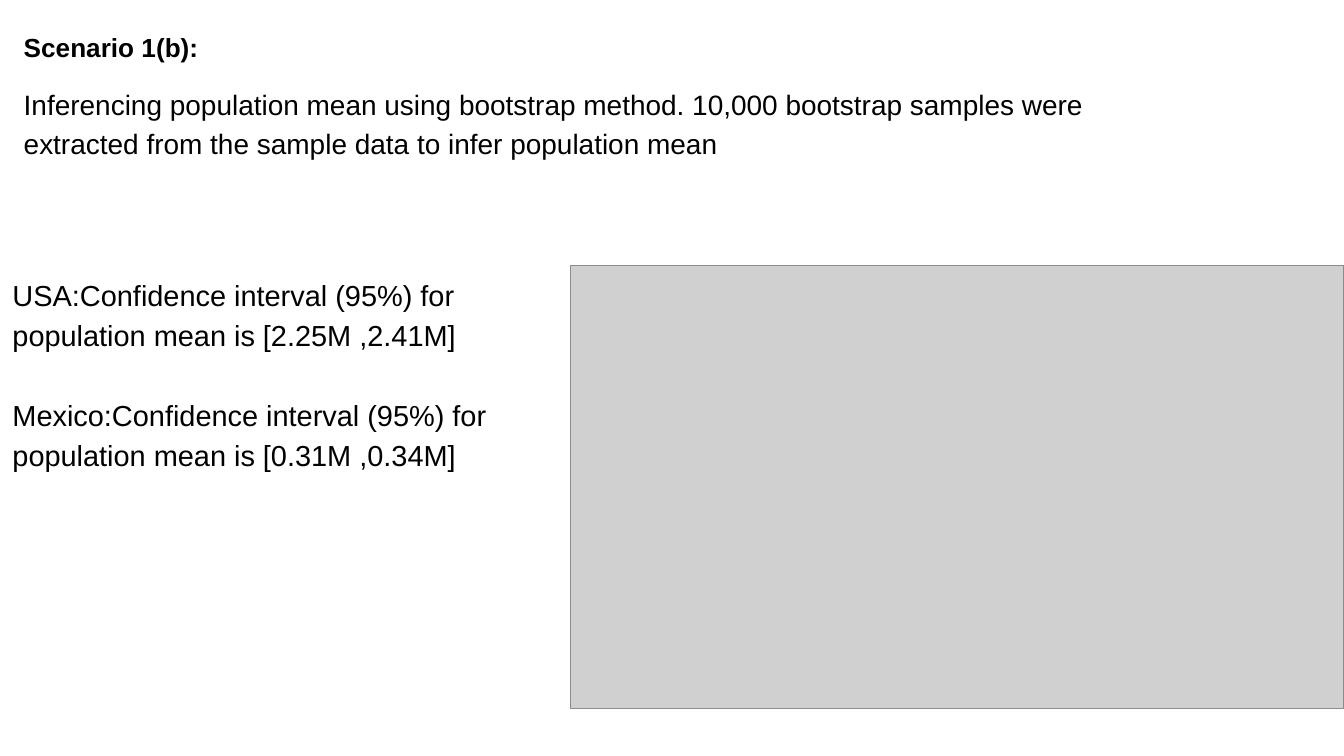
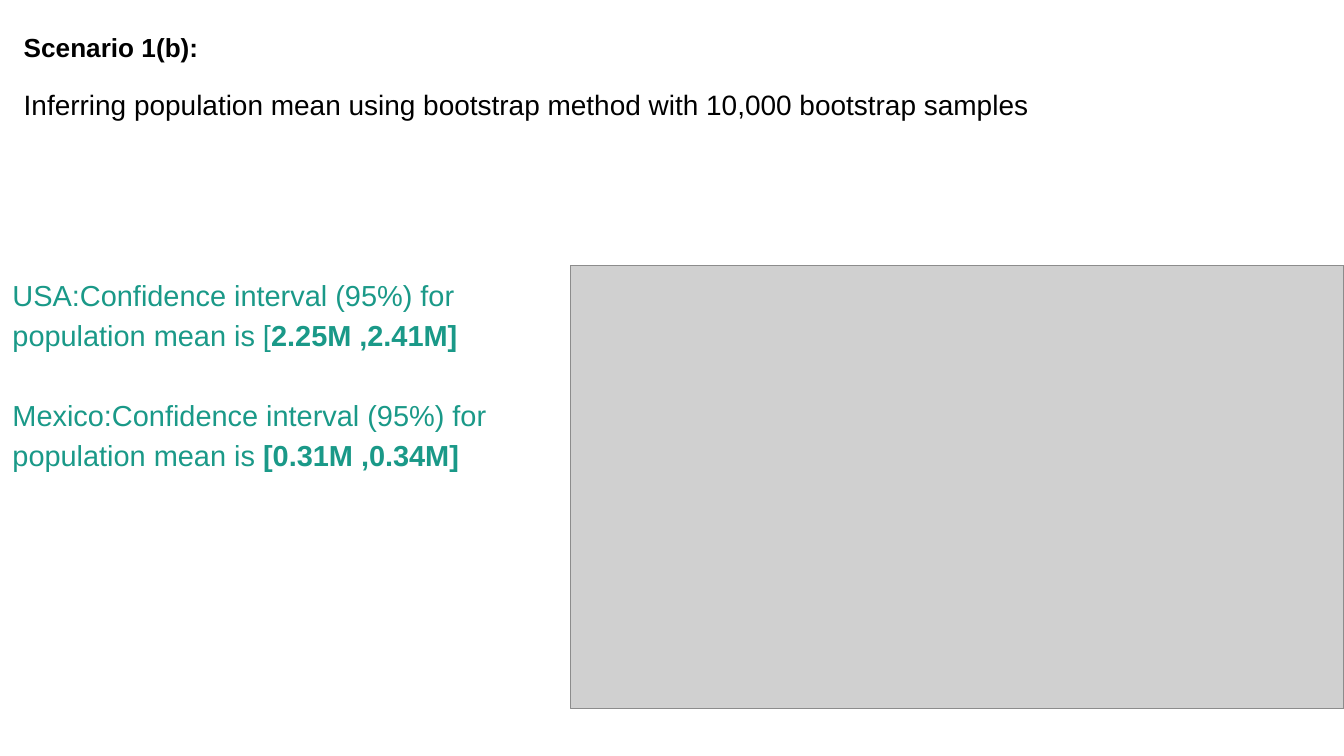
Before and after one commit to fariha23/YouTube_Data_Analysis_Video_Categories, a slide deck: slide 13 of Capstone1_Final_Report_Pres/Predicting Popularity of YouTube Videos - Presentation.pptx. Drawn at 1344x756 pixels with LibreOffice and Linux fonts; fonts in the diff are those of the drawing; grey boxes stand for pictures. Boxes give left, top, right and bottom in pixels: in the first picture for what was removed or moved away, otherwise in the second. Text is boxed around its words. In the diff, an @@ line names an element or a change of style, - is before the commit and + after.

Commit message:
Presentation theme changed

```diff
--- a/Capstone1_Final_Report_Pres/Predicting Popularity of YouTube Videos - Presentation.pptx
+++ b/Capstone1_Final_Report_Pres/Predicting Popularity of YouTube Videos - Presentation.pptx
@@ text at (24, 94, 1028, 121): text changed @@
-Inferencing population mean using bootstrap method. 10,000 bootstrap samples were extracted from the sample data to infer population mean
+Inferring population mean using bootstrap method with 10,000 bootstrap samples
@@ text "USA:Confidence interval (95%) for" at (12, 285, 486, 471): text colour #000000 to #1A9988; bold on in "[2.25M ,2.41M]", "[0.31M ,0.34M]" @@
```
Also in this commit, not shown: 23 other slides changed, 1 other file.
